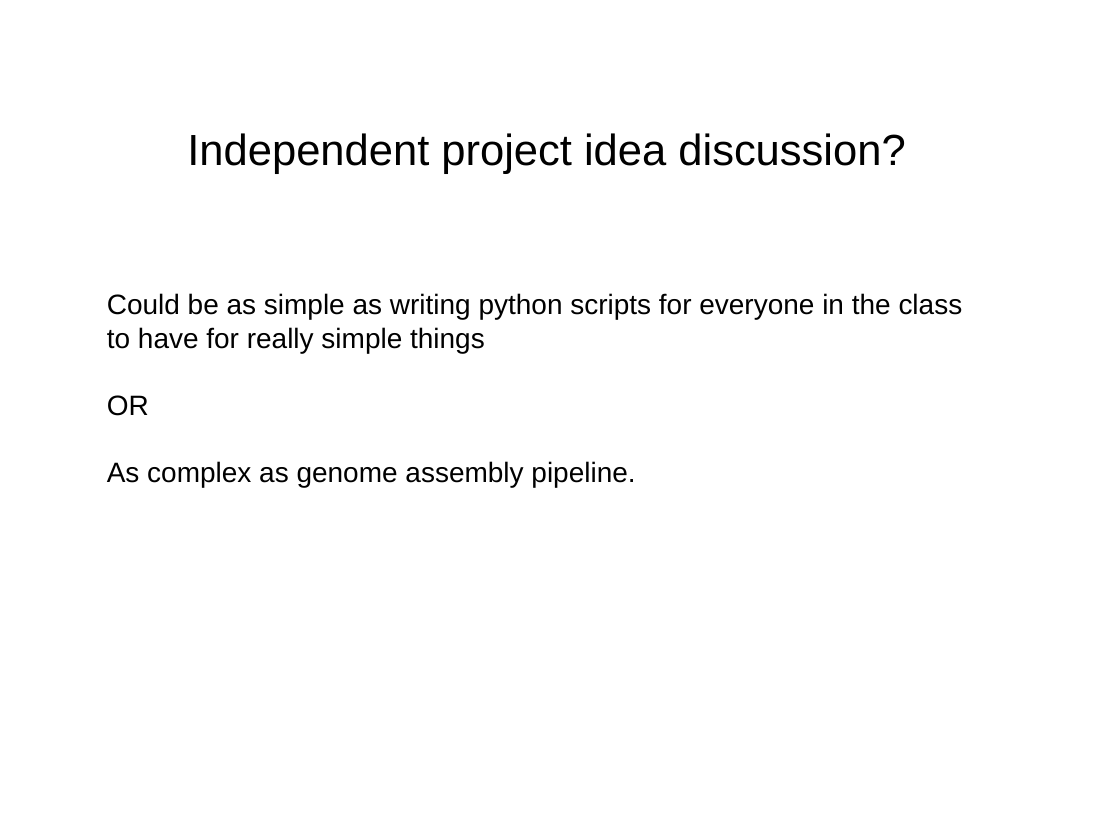
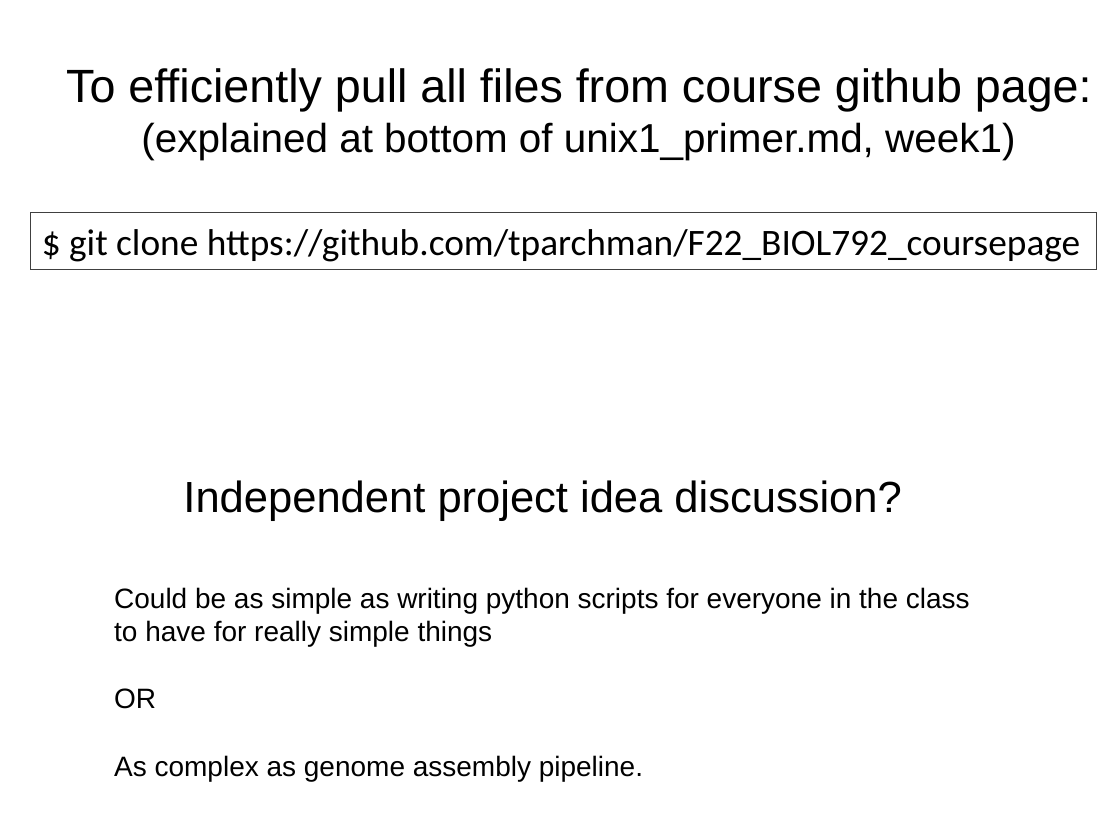
Before and after one commit to tparchman/F22_BIOL792_coursepage, a slide deck: slide 25 of week2_UnixII/week2.pptx. Drawn at 1120x840 pixels with LibreOffice and Linux fonts; fonts in the diff are those of the drawing. Boxes give left, top, right and bottom in pixels: in the first picture for what was removed or moved away, otherwise in the second. Text is boxed around its words. In the diff, an @@ line names an element or a change of style, - is before the commit and + after.

```diff
--- a/week2_UnixII/week2.pptx
+++ b/week2_UnixII/week2.pptx
@@ text added at <box>66,68,1092,160</box>, 30 pt, text #000000 @@
+To efficiently pull all files from course github page:
+(explained at bottom of unix1_primer.md, week1)
@@ rectangle added at <box>31,213,1096,269</box>, outline #404040 0.75 pt, 24 pt, text #000000 @@
+$ git clone https://github.com/tparchman/F22_BIOL792_coursepage
@@ text "Independent project idea discussion?": place and size @@
-text "Independent project idea discussion?" at <box>187,133,905,174</box>
+text "Independent project idea discussion?" at <box>183,480,901,521</box>
@@ text "Could be as simple as ...": place and size @@
-text "Could be as simple as ..." at <box>107,293,963,487</box>
+text "Could be as simple as ..." at <box>114,587,970,781</box>
```
Also in this commit, not shown: 37 other files.
